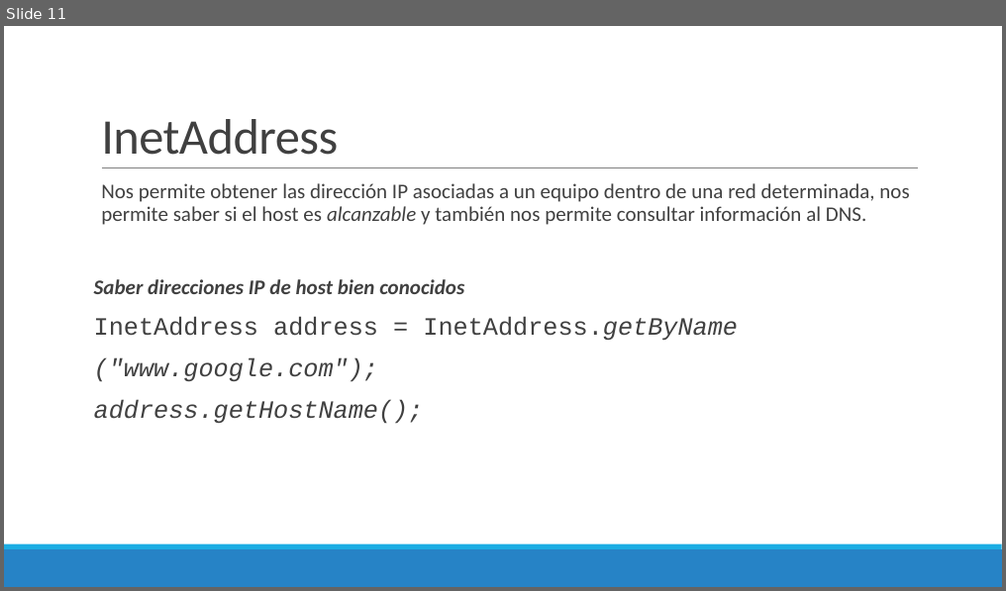
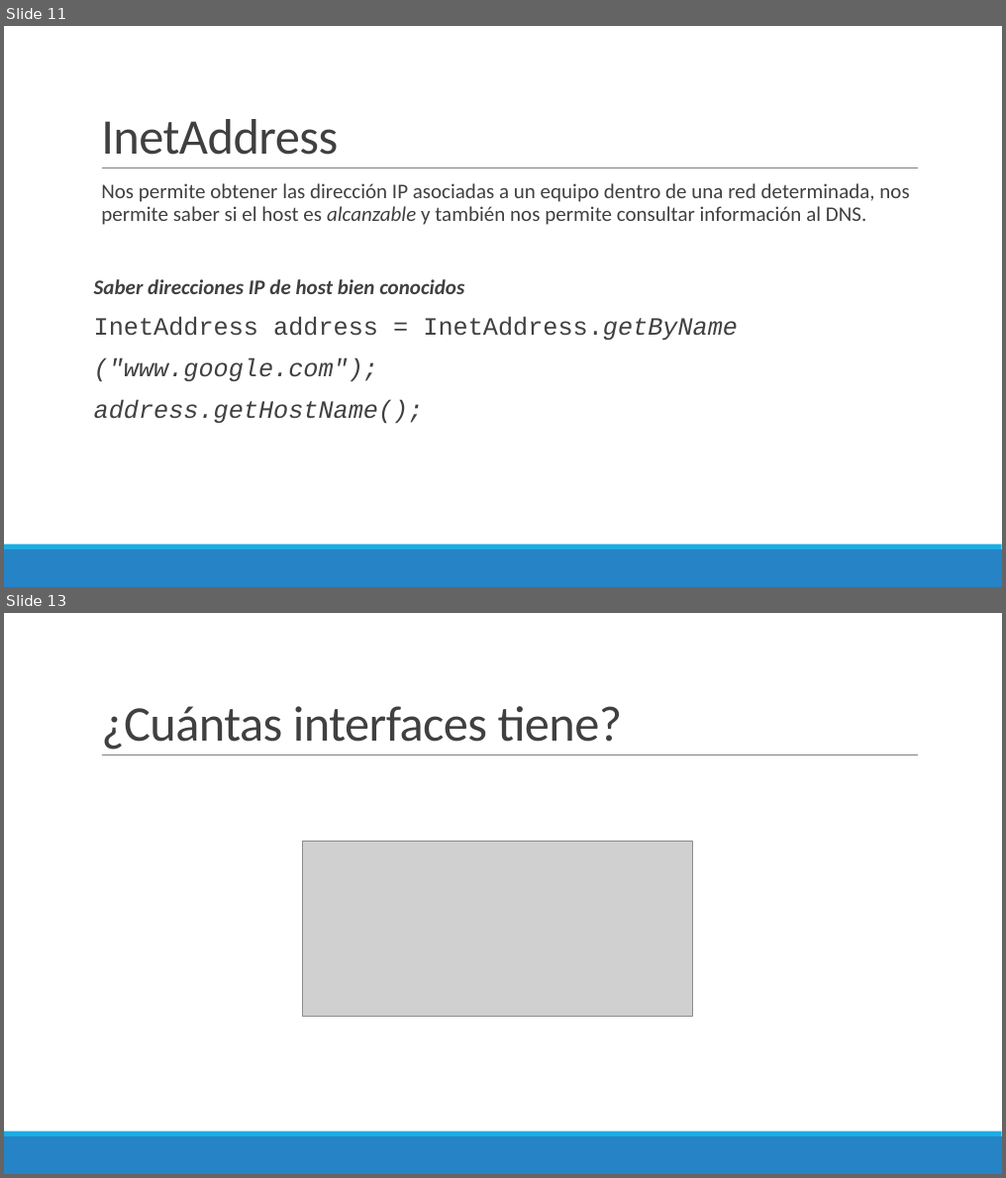
Before and after one commit to Domiciano/ProgramacionEnRed191, a slide deck: Semana 2/Presentación.pptx. Shown one above the other, each under a label of ours: slide 11 before the commit, slides 11 and 13 after it; the slides between them are not shown. The pictures are 1006x591 and 1006x1178 pixels, drawn with LibreOffice and Linux fonts; fonts in the diff are those of the drawing; grey boxes stand for pictures. Boxes give left, top, right and bottom in pixels: in the first picture for what was removed or moved away, otherwise in the second. Text is boxed around its words. In the diff, an @@ line names an element or a change of style, - is before the commit and + after.

```diff
--- a/Semana 2/Presentación.pptx
+++ b/Semana 2/Presentación.pptx
@@ slide 13 added at [4,613,1002,1174], background #FFFFFF; not listed: 3 template elements that a slide beside it also shows @@
@@ title added at [101,706,623,750], 48 pt, text #404040 @@
+¿Cuántas interfaces tiene?
@@ picture added at [303,841,693,1017] @@
```
Also in this commit, not shown: 12 other slides added, 11 other files.
